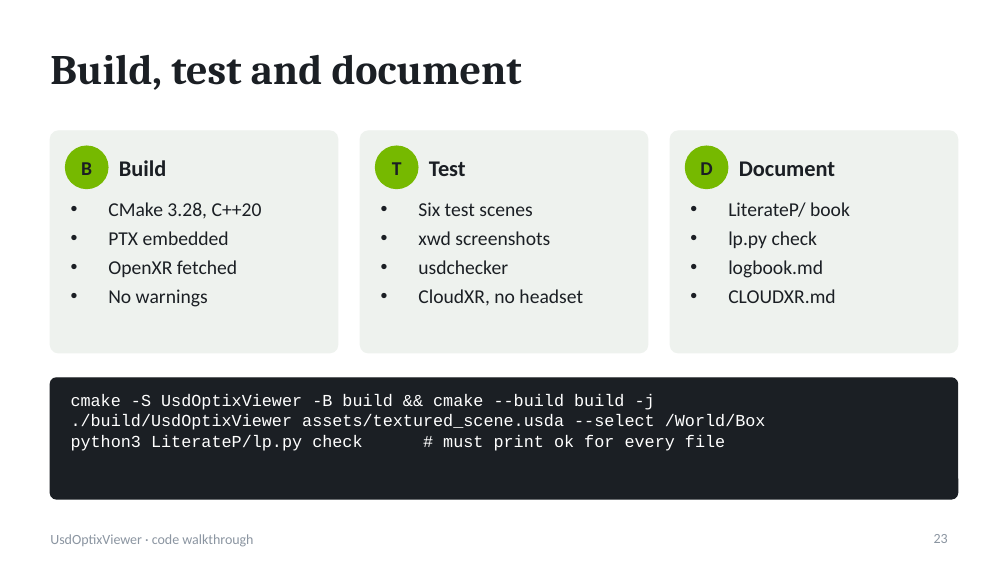
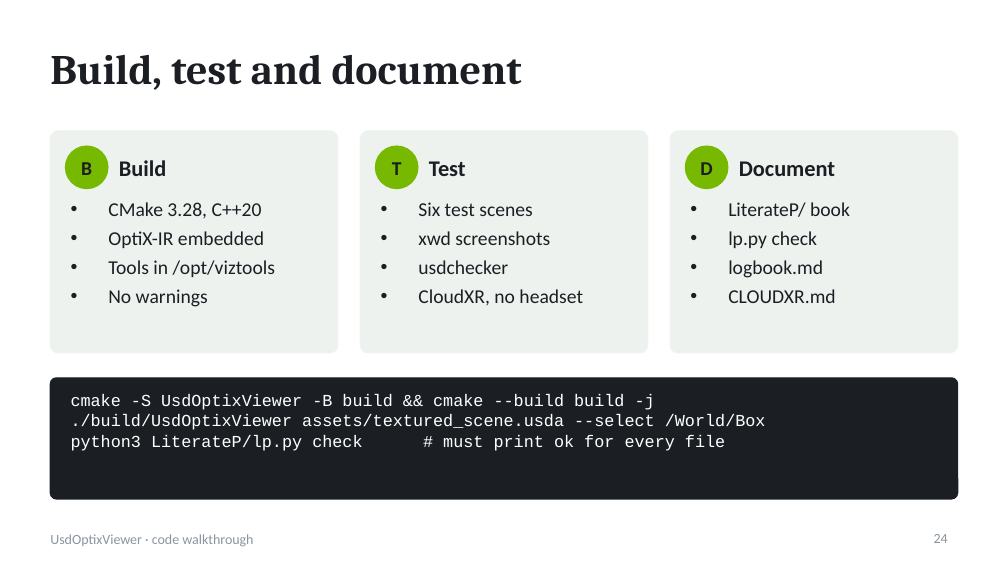
Before and after one commit to pablo-figueroa-uniandes/VizTools, a slide deck: slide 24 of Docs/UsdOptixViewer-code.pptx (slide 23 before the commit). Drawn at 1008x567 pixels with LibreOffice and Linux fonts; fonts in the diff are those of the drawing. Boxes give left, top, right and bottom in pixels: in the first picture for what was removed or moved away, otherwise in the second. Text is boxed around its words. In the diff, an @@ line names an element or a change of style, - is before the commit and + after.

```diff
--- a/Docs/UsdOptixViewer-code.pptx
+++ b/Docs/UsdOptixViewer-code.pptx
@@ text at (108,231,275,277): text changed @@
-• PTX embedded
-• OpenXR fetched
+• OptiX-IR embedded
+• Tools in /opt/viztools
@@ page number at (934,534,948,543): text changed @@
-23
+24
```
Also in this commit, not shown: 10 other slides changed, 1 slide added, 2 other files.
